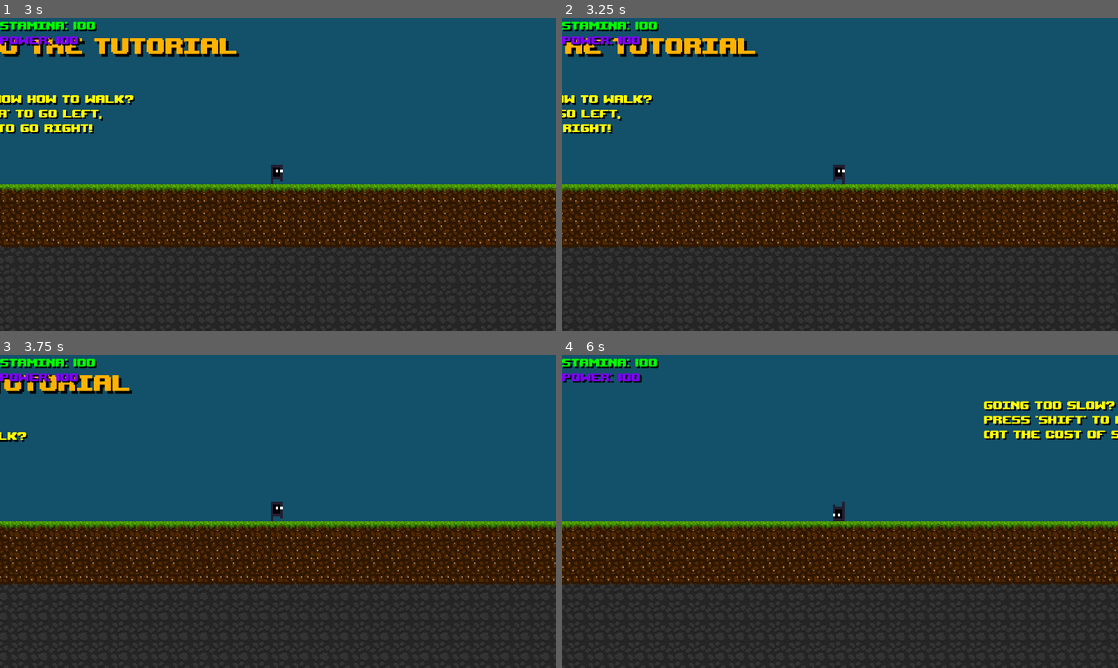
Above: before the commit, frames 1-4 (two rows, left to right).
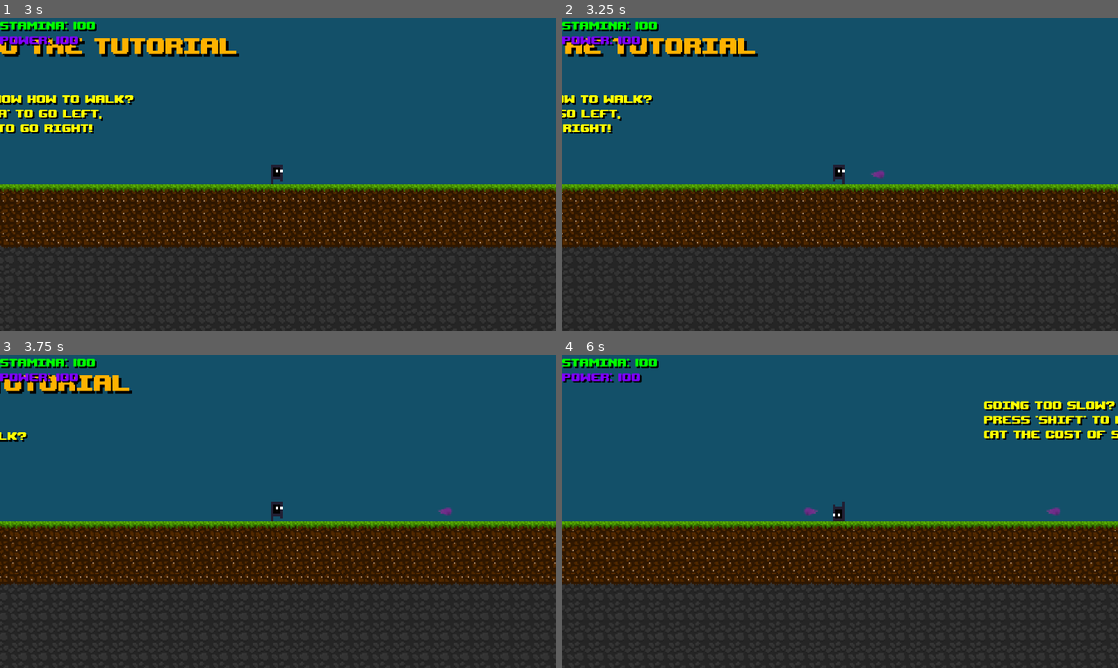
Above: after the commit, the same moments.

Repository: NicolasLFerreira/Cytoplasmic-Warrior
Game: Godot game, scene res://maps/TutorialMap.tscn
Same seed, same stepped clock (60 frames per second), same inputs: the game is played once before the commit and once after it.
Inputs:
- Up to frame 1 (3 s): tap A (walk_left) at 0.5, 1.25, 2 s; hold D (walk_right) 0.53-2.03 s; tap L (convert) at 0.6, 2.3 s; tap K (air_jump) at 0.77, 1.52 s; tap H (shoot) at 0.8, 1.35 s; tap Shift (sprint) at 1.55, 2.1 s; hold A (walk_left) 2.03-2.78 s; hold D (walk_right) from 2.78 s (still down); tap G (G) at 2.85 s
- Up to frame 2 (3.25 s): keep holding D (walk_right); tap K (air_jump) at 3.02 s; tap H (shoot) at 3.05 s
- Up to frame 3 (3.75 s): keep holding D (walk_right); tap A (walk_left) at 3.5 s; tap L (convert) at 3.6 s
- Up to frame 4 (6 s): tap K (air_jump) at 3.77, 4.52 s; tap Shift (sprint) at 3.8 s; tap A (walk_left) at 4.25 s; release D (walk_right) at 4.28 s; hold A (walk_left) 4.28-5.03 s; tap J (dash) at 4.35 s; tap L (convert) at 4.55 s; hold D (walk_right) 5.03-5.78 s; tap N (dodge) at 5.1 s; tap H (shoot) at 5.3, 5.85 s; hold A (walk_left) from 5.78 s (still down)

Frame 1 is identical in both runs. In frame 2, less than 0.1% of the frame differs, in the area x 55-58%, y 48-52%; in frame 3, less than 0.1%; in frame 4, less than 0.1%, in the area x 43-90%, y 48-52%.

Commit message:
Added projectiles (working)

Diff:
--- a/player/PlayerBodyPhysics.gd
+++ b/player/PlayerBodyPhysics.gd
@@ -28,6 +28,7 @@
 
 const base_factor = 15;
 var dash_factor = 30;
+const projectile = preload("res://player/projectile/ProjectileBody.tscn");
 
 # Death
 
@@ -71,6 +72,7 @@
 	movement();
 	skill();
 	stamina();
+	shoot();
 	die();
 
 	# Movement and ground definition
@@ -173,7 +175,7 @@
 	if (stamina < stamina_cap and $StaminaRegenTimer.time_left == 0 and !key("sprint")):
 		$StaminaRegenTimer.start();
 
-# Function for every skill that the player has
+# Function for every skill that the player has + shooting system
 
 func skill():
 
@@ -223,10 +225,21 @@
 
 # Shooting
 
-func _shoot():
-
-	if (Input.is_action_just_pressed("shoot")):
-		pass
+func shoot():
+
+	if (Input.is_action_just_pressed("shoot") and $ReloadProjectileTimer.get_time_left() == 0 and power >= 10):
+		power -= 10;
+		$ReloadProjectileTimer.start();
+
+		var projectile_instance = projectile.instance();
+
+		add_child(projectile_instance);
+
+		projectile_instance.global_position = global_position;
+		projectile_instance.direction = -1 if $PlayerSprite.flip_h else 1;
+		projectile_instance.flip = true if $PlayerSprite.flip_h else false;
+		projectile_instance.isHorizontal = true;
+
 
 # Death
 
--- a/player/PlayerBodyPhysics.tscn
+++ b/player/PlayerBodyPhysics.tscn
@@ -87,6 +87,10 @@
 [node name="DodgeTimer" type="Timer" parent="."]
 process_mode = 0
 one_shot = true
+
+[node name="ReloadProjectileTimer" type="Timer" parent="."]
+wait_time = 0.5
+one_shot = true
 [connection signal="area_entered" from="DeathArea" to="." method="_on_enemy_enter"]
 [connection signal="area_exited" from="DeathArea" to="." method="_on_enemy_exit"]
 [connection signal="body_entered" from="DeathArea" to="." method="_on_deadlyobject_enter"]
--- a/player/bullet/BulletBody.tscn
+++ /dev/null
@@ -1,15 +0,0 @@
-[gd_scene load_steps=3 format=2]
-
-[ext_resource path="res://textures/player/bullet.png" type="Texture" id=1]
-
-[sub_resource type="RectangleShape2D" id=1]
-
-[node name="BulletPhysicsBody" type="KinematicBody2D"]
-
-[node name="BulletCollision" type="CollisionShape2D" parent="."]
-scale = Vector2( 0.95, 0.55 )
-shape = SubResource( 1 )
-
-[node name="BulletSprite" type="Sprite" parent="."]
-scale = Vector2( 2.8, 2.8 )
-texture = ExtResource( 1 )
--- /dev/null
+++ b/player/projectile/ProjectileBody.tscn
@@ -0,0 +1,23 @@
+[gd_scene load_steps=4 format=2]
+
+[ext_resource path="res://player/projectile/ProjectileMovement.gd" type="Script" id=1]
+[ext_resource path="res://textures/player/projectile.png" type="Texture" id=2]
+
+[sub_resource type="RectangleShape2D" id=1]
+
+[node name="ProjectileBody" type="Area2D"]
+script = ExtResource( 1 )
+
+[node name="ProjectileCollision" type="CollisionShape2D" parent="."]
+position = Vector2( -1, 0 )
+scale = Vector2( 0.7, 0.4 )
+shape = SubResource( 1 )
+
+[node name="ProjectileSprite" type="Sprite" parent="."]
+position = Vector2( -1, 1 )
+texture = ExtResource( 2 )
+
+[node name="Visibility" type="VisibilityNotifier2D" parent="."]
+rect = Rect2( -8, -4, 14, 8 )
+[connection signal="body_entered" from="." to="." method="_on_bullet_body_entered"]
+[connection signal="screen_exited" from="Visibility" to="." method="_on_view_camp_screen_exited"]
--- /dev/null
+++ b/player/projectile/ProjectileMovement.gd
@@ -0,0 +1,32 @@
+extends Area2D
+
+export var speed = 400;
+var direction = 0;
+var isHorizontal = true;
+var flip = false;
+var shoot = true;
+
+func _ready():
+	set_as_toplevel(true);
+
+func _process(delta):
+	if (isHorizontal):
+		position.x += direction * speed * delta;
+	else:
+		position.y += direction * speed * delta;
+	$ProjectileSprite.flip_h = flip;
+
+func _on_bullet_body_entered(body):
+
+	if (shoot):
+		print("shoot")
+		if body.is_a_parent_of(self):
+			return;
+		else:
+			if (body.get_class() == ("TileMap")) or (body.get_name() == ("PlayerPhysicsBody")):
+				queue_free();
+			else:
+				body.queue_free();
+
+func _on_view_camp_screen_exited():
+	queue_free();
Binary file removed: textures/player/bullet.png
Binary file added: textures/player/projectile.png
Not shown, changed: textures/player/projectile.png.import
